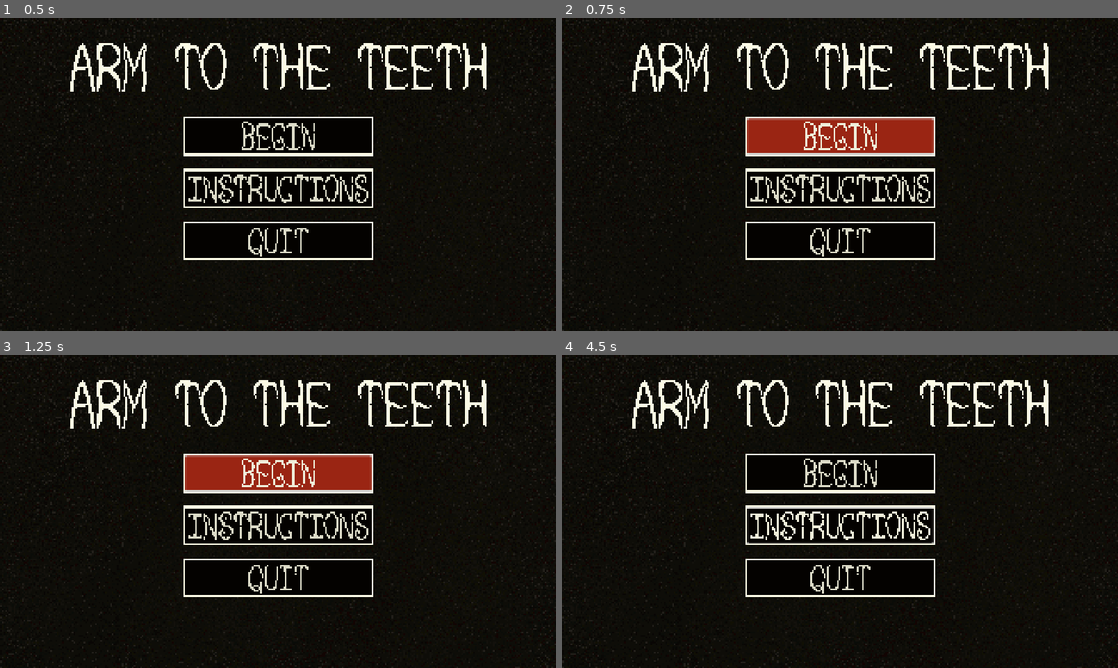
Above: before the commit, frames 1-4 (two rows, left to right).
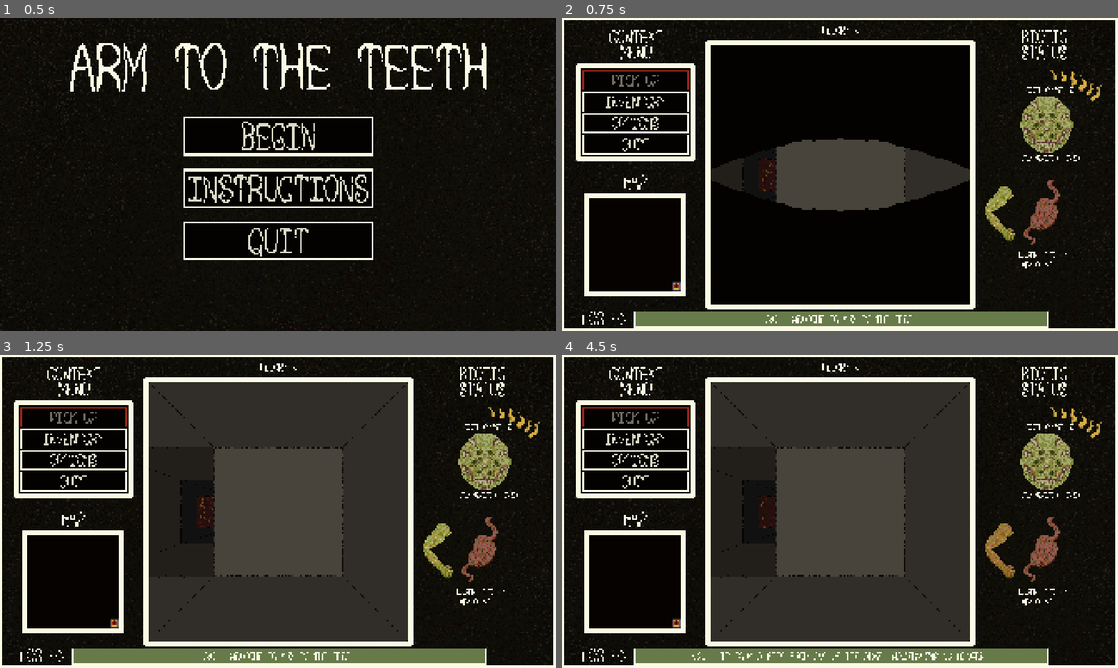
Above: after the commit, the same moments.

Repository: sym-z/arm-to-the-teeth
Game: Godot game, scene res://scenes/main_menu/main_menu.tscn
Two runs of this game, one before a commit and one after it. Both use one fixed random seed, a clock stepped at 60 frames per second and the inputs below. The project has no main scene, so this scene is started directly.
Inputs (mouse positions are in pixels of both pictures, inside the frame that each line leads up to):
- Up to frame 1 (0.5 s): no input
- Up to frame 2 (0.75 s): click "BEGIN" at 0.5 s
- Up to frame 3 (1.25 s): no input
- Up to frame 4 (4.5 s): click (840, 473) at 1.25 s, where only the run before the commit has a clickable "BEGIN"; click (634, 439) at 2 s, where only the run after the commit has a clickable "INVENTORY"; click (840, 524) at 2.75 s, where only the run before the commit has a clickable "INSTRUCTIONS"; click (878, 511) at 3.5 s, where only the run after the commit has a clickable "EAT"; click (840, 599) at 4.25 s, where only the run after the commit has a clickable "BACK"

Frame 1 is identical in both runs. In frame 2, 29% of the frame differs, in the area x 0-100%, y 0-100%; in frame 3, 52%; in frame 4, 52%.

Commit message:
basic death screen and main menu

Diff:
--- a/src/prefabs/ui/combat_viewport/combat_viewport.gd
+++ b/src/prefabs/ui/combat_viewport/combat_viewport.gd
@@ -459,7 +459,7 @@
 
 func death_transition():
 	if player_dead == true:
-		SceneTransition.testing_level()
+		SceneTransition.death_screen()
 func check_enemy_death():
 	if opponent.curr_health <= 0:
 		Log.add_log_message("IT HAS VANQUISHED THE ENEMY.")
--- /dev/null
+++ b/src/scenes/death_screen/death_screen.gd
@@ -0,0 +1,24 @@
+extends CanvasLayer
+
+@export var score_label : Label
+@export var retry_button : Button
+@export var menu_button : Button
+@export var quit_button : Button
+
+func _ready():
+	#TODO: Add in high score
+	score_label.text = "YOU REACHED FLOOR: " + str(Globals.curr_floor)
+	retry_button.connect("pressed", try_again)
+	menu_button.connect("pressed", back_to_menu)
+	quit_button.connect("pressed", quit_game)
+
+func back_to_menu():
+	SceneTransition.main_menu()
+
+func try_again():
+	# Retain log if they decide to hit retry.
+	Globals.curr_floor = 0
+	SceneTransition.testing_level()
+
+func quit_game():
+	get_tree().quit()
--- a/src/scenes/death_screen/death_screen.tscn
+++ b/src/scenes/death_screen/death_screen.tscn
@@ -1,10 +1,16 @@
-[gd_scene load_steps=4 format=3 uid="uid://dwf7p0roh6mem"]
+[gd_scene load_steps=5 format=3 uid="uid://dwf7p0roh6mem"]
 
+[ext_resource type="Script" uid="uid://bwxa6hc7ywh65" path="res://scenes/death_screen/death_screen.gd" id="1_5wmoq"]
 [ext_resource type="Texture2D" uid="uid://coqqdjdjcdjqg" path="res://assets/visual/ui/prototype_texture_0.png" id="1_s5f70"]
 [ext_resource type="FontFile" uid="uid://btusrtqjgu407" path="res://assets/visual/ui/ui_font_1.png" id="2_5wmoq"]
 [ext_resource type="Theme" uid="uid://cjx0tjkwn4x17" path="res://themes/main_menu/mm_buttons.tres" id="3_ulujf"]
 
-[node name="Death Screen" type="CanvasLayer"]
+[node name="Death Screen" type="CanvasLayer" node_paths=PackedStringArray("score_label", "retry_button", "menu_button", "quit_button")]
+script = ExtResource("1_5wmoq")
+score_label = NodePath("VBoxContainer/Stats/CenterContainer/VBoxContainer/Score")
+retry_button = NodePath("VBoxContainer/Buttons/CenterContainer/VBoxContainer/Retry")
+menu_button = NodePath("VBoxContainer/Buttons/CenterContainer/VBoxContainer/Main Menu")
+quit_button = NodePath("VBoxContainer/Buttons/CenterContainer/VBoxContainer/Quit")
 
 [node name="Background" type="TextureRect" parent="."]
 anchors_preset = 15
@@ -14,49 +20,60 @@
 grow_vertical = 2
 texture = ExtResource("1_s5f70")
 
-[node name="MarginContainer" type="MarginContainer" parent="."]
+[node name="VBoxContainer" type="VBoxContainer" parent="."]
 anchors_preset = 15
 anchor_right = 1.0
 anchor_bottom = 1.0
 grow_horizontal = 2
 grow_vertical = 2
-theme_override_constants/margin_bottom = 665
+theme_override_constants/separation = 85
 
-[node name="CenterContainer" type="CenterContainer" parent="MarginContainer"]
+[node name="Stats" type="MarginContainer" parent="VBoxContainer"]
+layout_mode = 2
+theme_override_constants/margin_top = 50
+
+[node name="CenterContainer" type="CenterContainer" parent="VBoxContainer/Stats"]
 layout_mode = 2
 
-[node name="Header" type="Label" parent="MarginContainer/CenterContainer"]
+[node name="VBoxContainer" type="VBoxContainer" parent="VBoxContainer/Stats/CenterContainer"]
+layout_mode = 2
+theme_override_constants/separation = 25
+
+[node name="Header" type="Label" parent="VBoxContainer/Stats/CenterContainer/VBoxContainer"]
 layout_mode = 2
 theme_override_fonts/font = ExtResource("2_5wmoq")
 theme_override_font_sizes/font_size = 146
 text = "IT HAS PERISHED"
 
-[node name="MarginContainer2" type="MarginContainer" parent="."]
-anchors_preset = 15
-anchor_right = 1.0
-anchor_bottom = 1.0
-grow_horizontal = 2
-grow_vertical = 2
-theme_override_constants/margin_top = 190
+[node name="Score" type="Label" parent="VBoxContainer/Stats/CenterContainer/VBoxContainer"]
+layout_mode = 2
+theme_override_fonts/font = ExtResource("2_5wmoq")
+theme_override_font_sizes/font_size = 46
+text = "YOU REACHED FLOOR: X
+HIGHEST FLOOR ACHIEVED: Y"
+horizontal_alignment = 1
 
-[node name="CenterContainer" type="CenterContainer" parent="MarginContainer2"]
+[node name="Buttons" type="MarginContainer" parent="VBoxContainer"]
 layout_mode = 2
 
-[node name="VBoxContainer" type="VBoxContainer" parent="MarginContainer2/CenterContainer"]
+[node name="CenterContainer" type="CenterContainer" parent="VBoxContainer/Buttons"]
+layout_mode = 2
+
+[node name="VBoxContainer" type="VBoxContainer" parent="VBoxContainer/Buttons/CenterContainer"]
 layout_mode = 2
 theme_override_constants/separation = 70
 
-[node name="Button" type="Button" parent="MarginContainer2/CenterContainer/VBoxContainer"]
+[node name="Retry" type="Button" parent="VBoxContainer/Buttons/CenterContainer/VBoxContainer"]
 layout_mode = 2
 theme = ExtResource("3_ulujf")
 text = "RETRY"
 
-[node name="Button2" type="Button" parent="MarginContainer2/CenterContainer/VBoxContainer"]
+[node name="Main Menu" type="Button" parent="VBoxContainer/Buttons/CenterContainer/VBoxContainer"]
 layout_mode = 2
 theme = ExtResource("3_ulujf")
 text = "MAIN MENU"
 
-[node name="Button3" type="Button" parent="MarginContainer2/CenterContainer/VBoxContainer"]
+[node name="Quit" type="Button" parent="VBoxContainer/Buttons/CenterContainer/VBoxContainer"]
 layout_mode = 2
 theme = ExtResource("3_ulujf")
 text = "QUIT"
--- /dev/null
+++ b/src/scenes/main_menu/main_menu.gd
@@ -0,0 +1,17 @@
+extends CanvasLayer
+
+@export var play_button : Button
+@export var tutorial_button : Button
+@export var quit_button : Button
+
+func _ready():
+	play_button.connect("pressed", start_game)
+	quit_button.connect("pressed", quit_game)
+
+func start_game():
+	Globals.curr_floor = 0
+	Log.log_messages.clear()
+	SceneTransition.testing_level()
+
+func quit_game():
+	get_tree().quit()
--- a/src/scenes/main_menu/main_menu.tscn
+++ b/src/scenes/main_menu/main_menu.tscn
@@ -1,10 +1,15 @@
-[gd_scene load_steps=4 format=3 uid="uid://vedpap325i3n"]
+[gd_scene load_steps=5 format=3 uid="uid://vedpap325i3n"]
 
 [ext_resource type="Texture2D" uid="uid://coqqdjdjcdjqg" path="res://assets/visual/ui/prototype_texture_0.png" id="1_ob46e"]
+[ext_resource type="Script" uid="uid://bppfvn2t8lfpo" path="res://scenes/main_menu/main_menu.gd" id="1_uqeha"]
 [ext_resource type="FontFile" uid="uid://btusrtqjgu407" path="res://assets/visual/ui/ui_font_1.png" id="2_uqeha"]
 [ext_resource type="Theme" uid="uid://cjx0tjkwn4x17" path="res://themes/main_menu/mm_buttons.tres" id="3_wem23"]
 
-[node name="Main Menu" type="CanvasLayer"]
+[node name="Main Menu" type="CanvasLayer" node_paths=PackedStringArray("play_button", "tutorial_button", "quit_button")]
+script = ExtResource("1_uqeha")
+play_button = NodePath("MarginContainer/CenterContainer/VBoxContainer/Play")
+tutorial_button = NodePath("MarginContainer/CenterContainer/VBoxContainer/Tutorial")
+quit_button = NodePath("MarginContainer/CenterContainer/VBoxContainer/Quit")
 
 [node name="Background" type="TextureRect" parent="."]
 anchors_preset = 15
--- a/src/scripts/globals.gd
+++ b/src/scripts/globals.gd
@@ -2,7 +2,7 @@
 
 var debug : bool = false
 var debug_combat : bool = false
-var verbose_console : bool = true
+var verbose_console : bool = false
 var ignore_combat : bool = false
 
 const NORTH : int = 8
--- a/src/scripts/scene_transition.gd
+++ b/src/scripts/scene_transition.gd
@@ -1,9 +1,17 @@
 extends Node
 
 var testing_level_scene : String = "uid://sp88rewvevlj"
+var death_screen_scene : String = "uid://dwf7p0roh6mem"
+var main_menu_scene : String = "uid://vedpap325i3n"
 
 func testing_level():
 	call_deferred("change_scene", testing_level_scene)
 
+func death_screen():
+	call_deferred("change_scene", death_screen_scene)
+
+func main_menu():
+	call_deferred("change_scene", main_menu_scene)
+
 func change_scene(scene: String):
 	get_tree().change_scene_to_file(scene)
Not shown, added: src/scenes/death_screen/death_screen.gd.uid
Not shown, added: src/scenes/main_menu/main_menu.gd.uid
Not shown, changed: docs/DEVLOG.md
